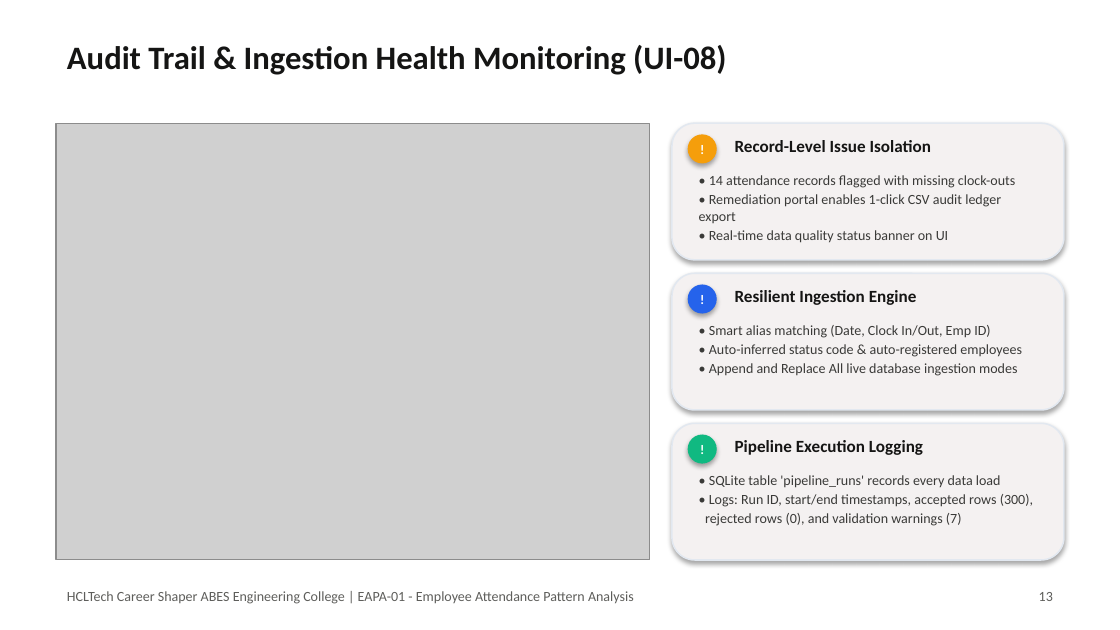
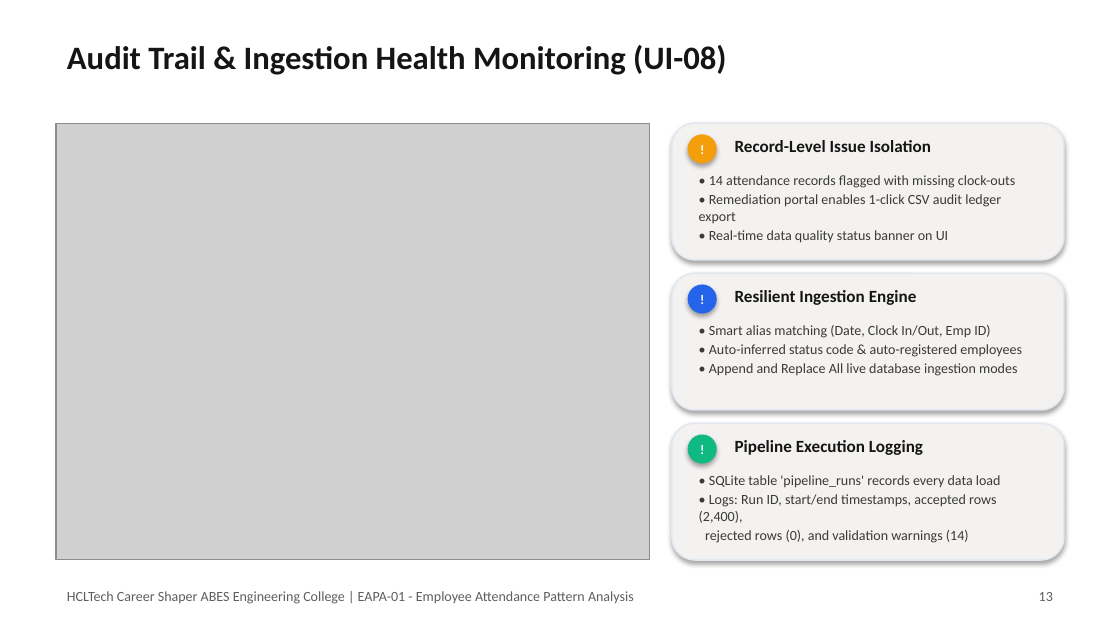
Before and after one commit to AyushKatiyar972194/Employee_Attendance_Pattern_Analysis, a slide deck: slide 13 of EAPA-01_Presentation.pptx. Drawn at 1120x630 pixels with LibreOffice and Linux fonts; fonts in the diff are those of the drawing; grey boxes stand for pictures. Boxes give left, top, right and bottom in pixels: in the first picture for what was removed or moved away, otherwise in the second. Text is boxed around its words. In the diff, an @@ line names an element or a change of style, - is before the commit and + after.

```diff
--- a/EAPA-01_Presentation.pptx
+++ b/EAPA-01_Presentation.pptx
@@ text at bbox=[699, 494, 996, 543]: text changed @@
-• Logs: Run ID, start/end timestamps, accepted rows (300),
-rejected rows (0), and validation warnings (7)
+• Logs: Run ID, start/end timestamps, accepted rows (2,400),
+rejected rows (0), and validation warnings (14)
```
Also in this commit, not shown: 4 other slides changed, 12 other files.
